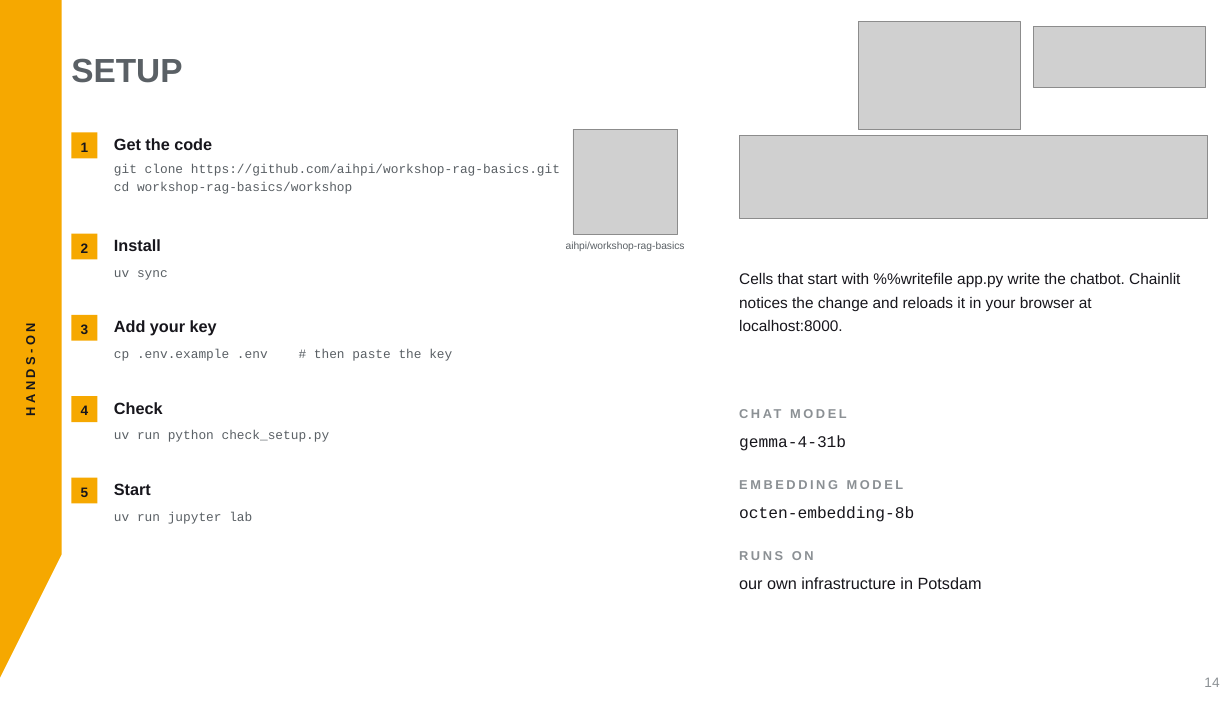
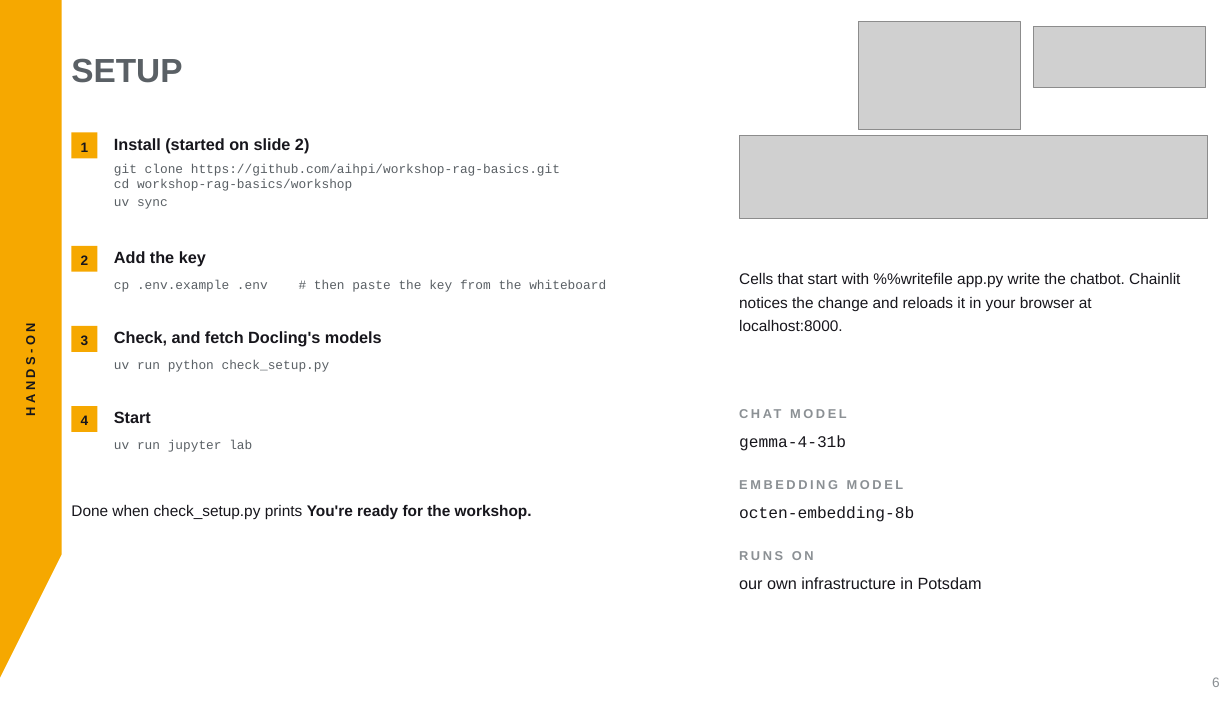
Before and after one commit to aihpi/workshop-rag-basics, a slide deck: slide 6 of workshop/slides/rag-workshop.pptx (slide 14 before the commit). Drawn at 1232x706 pixels with LibreOffice and Linux fonts; fonts in the diff are those of the drawing; grey boxes stand for pictures. Boxes give left, top, right and bottom in pixels: in the first picture for what was removed or moved away, otherwise in the second. Text is boxed around its words. In the diff, an @@ line names an element or a change of style, - is before the commit and + after.

```diff
--- a/workshop/slides/rag-workshop.pptx
+++ b/workshop/slides/rag-workshop.pptx
@@ text removed at box(114, 138, 212, 150) @@
-Get the code
@@ text added at box(114, 138, 309, 154), 19 pt, text #17161C, bold @@
+Install (started on slide 2)
@@ picture removed at box(573, 129, 678, 234) @@
@@ text at box(114, 163, 560, 209): text changed @@
-git clone https://github.com/aihpi/workshop-rag-basics.git
-cd workshop-rag-basics/workshop
+git clone https://github.com/aihpi/workshop-rag-basics.git
+cd workshop-rag-basics/workshop
+uv sync
@@ text removed at box(114, 239, 161, 251) @@
-Install
@@ text "2": place and size @@
-text "2" at box(81, 243, 89, 253)
+text "2" at box(81, 255, 89, 265)
@@ rectangle: place and size @@
-rectangle at box(71, 233, 97, 259)
+rectangle at box(71, 246, 97, 272)
@@ text at box(114, 251, 206, 267): text changed @@
-Add your key
+Add the key
@@ text removed at box(566, 241, 685, 251) @@
-aihpi/workshop-rag-basics
@@ text at box(114, 280, 606, 292): text changed @@
-cp .env.example .env # then paste the key
+cp .env.example .env # then paste the key from the whiteboard
@@ text removed at box(114, 270, 168, 280) @@
-uv sync
@@ 2 texts, 2 rectangles: place and size @@
-2 texts, 2 rectangles at box(71, 315, 97, 422)
+2 texts, 2 rectangles at box(71, 326, 97, 432)
@@ text "uv run python check_setup.py": place and size @@
-text "uv run python check_setup.py" at box(114, 430, 330, 442)
+text "uv run python check_setup.py" at box(114, 360, 330, 372)
@@ text added at box(114, 331, 382, 347), 19 pt, text #17161C, bold @@
+Check, and fetch Docling's models
@@ text "Start": place and size @@
-text "Start" at box(114, 483, 151, 495)
+text "Start" at box(114, 411, 151, 423)
@@ text removed at box(114, 402, 163, 414) @@
-Check
@@ text "uv run jupyter lab": place and size @@
-text "uv run jupyter lab" at box(114, 511, 252, 524)
+text "uv run jupyter lab" at box(114, 440, 252, 452)
@@ rectangle removed at box(71, 477, 97, 503) @@
@@ text added at box(71, 504, 532, 520), 18 pt, text #17161C @@
+Done when check_setup.py prints You're ready for the workshop.
@@ text removed at box(81, 487, 89, 497) @@
-5
@@ text at box(1212, 677, 1220, 687): text changed @@
-14
+6
```
Also in this commit, not shown: 21 other slides changed, 6 slides added, 4 slides removed, 11 other files.
